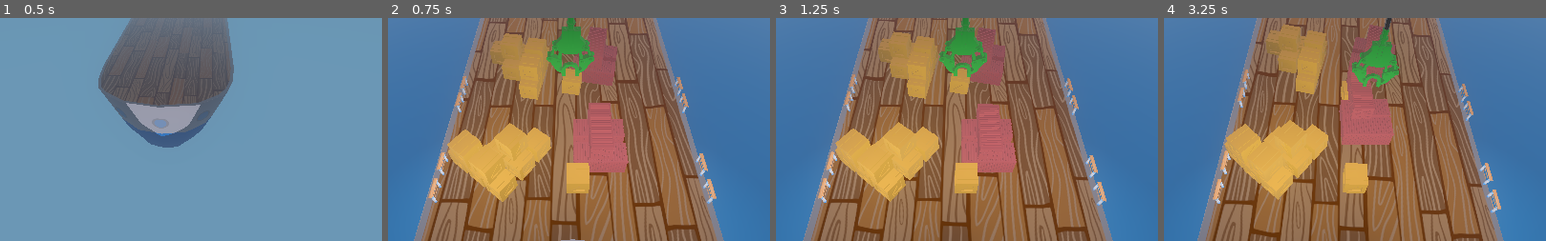
Above: before the commit, frames 1-4 (left to right).
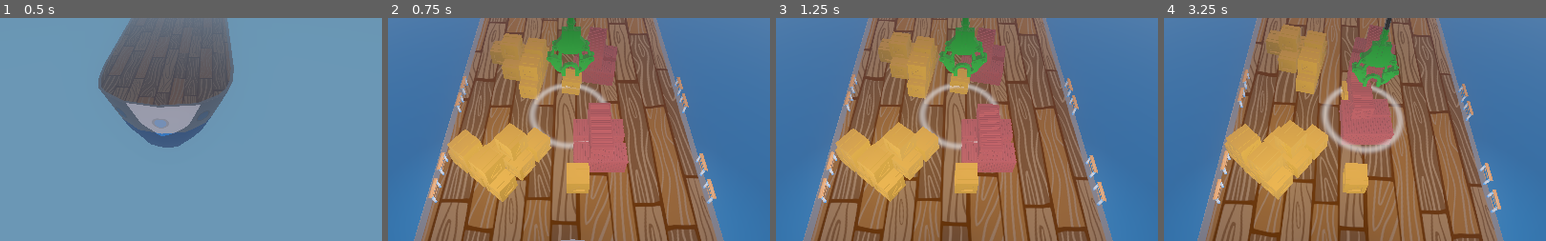
Above: after the commit, the same moments.

Repository: Boivin92/GMTK2020
Game: Godot game, scene res://Game/Menu/MainMenu.tscn
Two runs of this game, one before a commit and one after it. Both use one fixed random seed, a clock stepped at 60 frames per second and the inputs below.
Inputs (mouse positions are % of the whole screen's width and height, from its top left):
- Up to frame 1 (0.5 s): no input
- Up to frame 2 (0.75 s): click "Start Game" at 0.5 s
- Up to frame 3 (1.25 s): no input
- Up to frame 4 (3.25 s): move the mouse to (72, 45) at 1.27 s; press the mouse at (72, 45) at 1.28 s; hold Right (ui_right) 1.28-2.03 s; move the mouse to (30, 55) at 2.02 s; release the mouse at (30, 55) at 2.03 s; hold Down (ui_down) 2.03-2.78 s; click (30, 55) at 2.1 s; move the mouse to (60, 28) at 2.77 s; press the mouse at (60, 28) at 2.78 s; hold Right (ui_right) from 2.78 s (still down)
The pictures show only the part of the screen within x 26-76%, y 33-83%; the shares and areas given below are measured in that part.

Frame 1 is identical in both runs. In frame 2, 1.0% of the frame differs, in the area x 36-58%, y 29-59%; in frame 3, 1.1%; in frame 4, 1.8%, in the area x 41-64%, y 29-62%.

Commit message:
Crosshair

Diff:
--- a/Grue/Grue.tscn
+++ b/Grue/Grue.tscn
@@ -1,7 +1,8 @@
-[gd_scene load_steps=8 format=2]
+[gd_scene load_steps=9 format=2]
 
 [ext_resource path="res://Grue/Grue.gd" type="Script" id=1]
 [ext_resource path="res://Grue/model/Claw.fbx" type="PackedScene" id=2]
+[ext_resource path="res://Grue/Zone.png" type="Texture" id=3]
 
 [sub_resource type="SphereShape" id=1]
 radius = 2.0
@@ -125,3 +126,8 @@
 [node name="AnimationPlayer" type="AnimationPlayer" parent="."]
 anims/Activate = SubResource( 2 )
 anims/Deactivate = SubResource( 3 )
+
+[node name="Sprite3D" type="Sprite3D" parent="."]
+transform = Transform( 0.5, 0, 0, 0, -8.14603e-08, -0.5, 0, 0.5, -8.14603e-08, 0, 0, 0 )
+modulate = Color( 1, 1, 1, 0.364706 )
+texture = ExtResource( 3 )
Binary file added: Grue/Zone.png
Not shown, added: Grue/Zone.png.import
